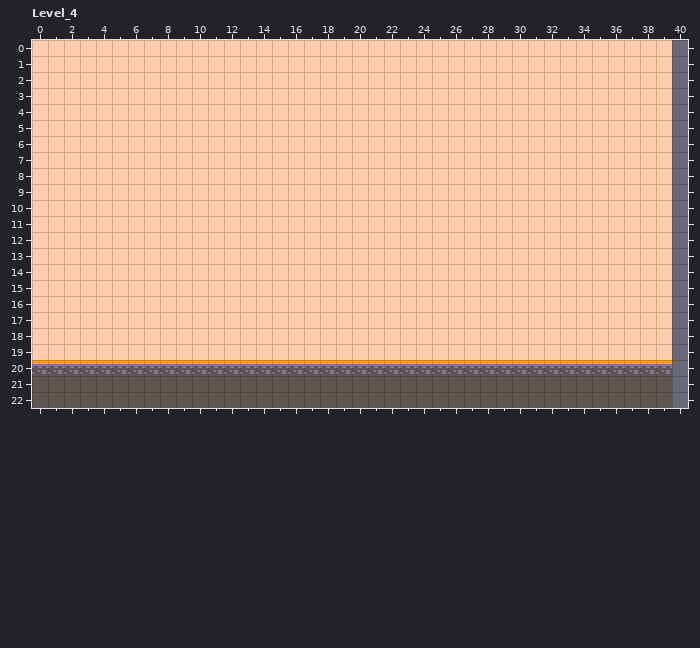
A LDtk project gets an edit: levels/game3.ldtk. That is the earlier state.
Cells are 8x8 px. Shown: Level_4 x 0..40, y 0..22. The commit also changed other parts of the map, which this record leaves out.
After:
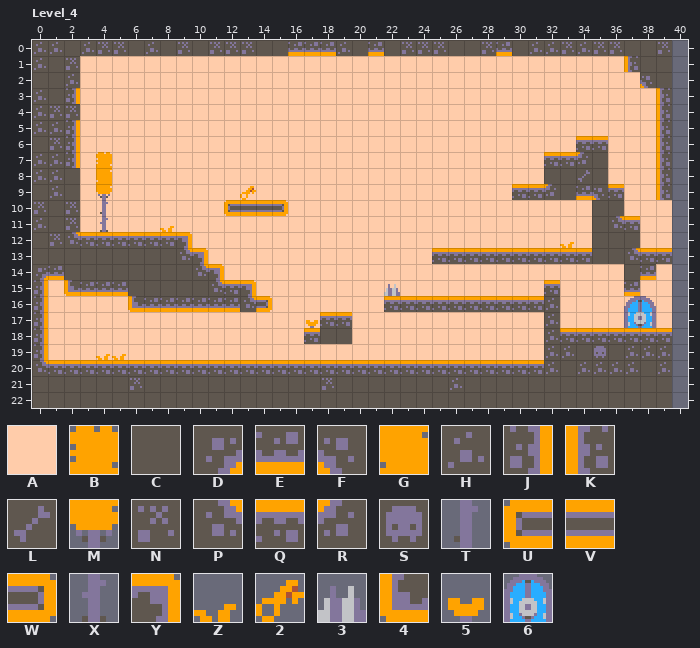
Key: from "Tilemap": A 0, B 1, C 2, D 3, E 4, F 5, G 16, H 17, J 18, K 20, L 24, M 31, N 32, P 33, Q 34, R 35, S 39, T 46, U 48, V 49, W 50, X 61, Y 64, Z 65, 2 66, 3 75, 4 78, 5 80, 6 101.
_ is an empty cell.
Objects are placed by their top-left corner, in cells (3,4 is the top-left corner of cell 3,4); size is 1x1 cell unless given.
Tiles of an added or newly shown layer are drawn over the layers below it.
Edits made:
layer "background" removed
Layer "Background":
Tile A gives way to one hidden under a higher layer in row 9 at x 35.
Layer "BackgroundProps" (added):
The author put tile 5 in row 17 at x 17.
The author put tile B in row 7 at x 4.
The author put tile G in row 8 at x 4.
The author put tile M in row 9 at x 4.
The author put tile T in row 10 at x 4.
The author put tile X in row 11 at x 4.
The author put tile Z in row 11 at x 8; in row 12 at x 33; in row 19 at x 4.
Layer "Ground":
The author put tile 4 in row 15 at x 2; in row 16 at x 6.
Tile Q becomes tile C in row 20 at x 33 and 38.
The author put tile C in row 0 at x 2, 6, 8, 10, 14 to 15, 20, 22, 26 to 27, 30 and 37 to 38; in row 1 at x 1 and 38 to 39; in row 2 at x 0 to 1 and 39; in row 3 at x 1; in row 6 at x 0; in row 7 at x 35.
The author put tile C in row 8 at x 2, 32 to 33 and 35; in row 9 at x 0, 2 and 33; in row 10 at x 1 and 35 to 36; in row 11 at x 1 and 35; in row 12 at x 0 and 35 to 37; in row 13 at x 0 to 8 and 35 to 36.
The author put tile C in row 14 at x 2 to 9 and 37; in row 15 at x 6 to 10; in row 18 at x 18 to 19; in row 19 at x 34 and 36.
The author put tile D in row 14 at x 0.
The author put tile E in row 0 at x 16 to 18, 21 and 29; in row 9 at x 34; in row 14 at x 1 and 38; in row 15 at x 3 to 5 and 37; in row 16 at x 7 to 12.
The author put tile F in row 2 at x 38; in row 9 at x 35.
Tile C becomes tile H in row 21 at x 26.
Tile Q becomes tile H in row 20 at x 32, 34 to 37 and 39.
The author put tile H in row 0 at x 0 to 1, 3, 7, 19, 31 to 32 and 34; in row 1 at x 0; in row 2 at x 2; in rows 3 to 4 at x 0; in row 5 at x 0 to 1; in rows 7 to 8 at x 0 to 1.
The author put tile H in row 9 at x 1; in row 11 at x 0; in rows 16 to 18 at x 32; in row 19 at x 32 to 33 and 37 to 39.
The author put tile J in row 3 at x 2; in rows 5 to 7 at x 2; in rows 15 to 19 at x 0.
The author put tile K in row 1 at x 37; in rows 3 to 9 at x 39.
The author put tile L in row 8 at x 34.
Tile C becomes tile N in row 21 at x 6 and 18.
The author put tile N in row 0 at x 4 to 5, 9, 11 to 13, 23 to 25, 28, 33, 35 to 36 and 39; in row 1 at x 2; in row 4 at x 1 to 2; in row 6 at x 1; in row 10 at x 0 and 2; in row 11 at x 2.
The author put tile N in row 12 at x 1.
Tile Q becomes tile P in row 20 at x 0.
The author put tile P in row 11 at x 36; in row 12 at x 2; in row 13 at x 9 and 37; in row 14 at x 10; in row 15 at x 11; in row 16 at x 13.
The author put tile Q in row 6 at x 34 to 35; in row 7 at x 32 to 33; in row 9 at x 30 to 31 and 36; in row 11 at x 37; in row 12 at x 3 to 8; in row 13 at x 25 to 34 and 38 to 39.
The author put tile Q in row 15 at x 12 and 32; in row 16 at x 22 to 31; in row 17 at x 18 to 19; in row 18 at x 17 and 33 to 39.
The author put tile R in row 7 at x 34; in row 9 at x 32.
The author put tile S in row 19 at x 35.
The author put tile U in row 10 at x 12.
The author put tile V in row 10 at x 13 to 14.
The author put tile W in row 10 at x 15; in row 16 at x 14.
The author put tile Y in row 12 at x 9; in row 13 at x 10; in row 14 at x 11; in row 15 at x 13.
Layer "Entities":
A new object: 2 "Key" at 13,9.
A new object: 6 "Door" at 37,16 size 2x2.
A new object: 3 "Spikes" at 22,15.
Layer "ForegroundProps" (added):
The author put tile Z in row 19 at x 5.
